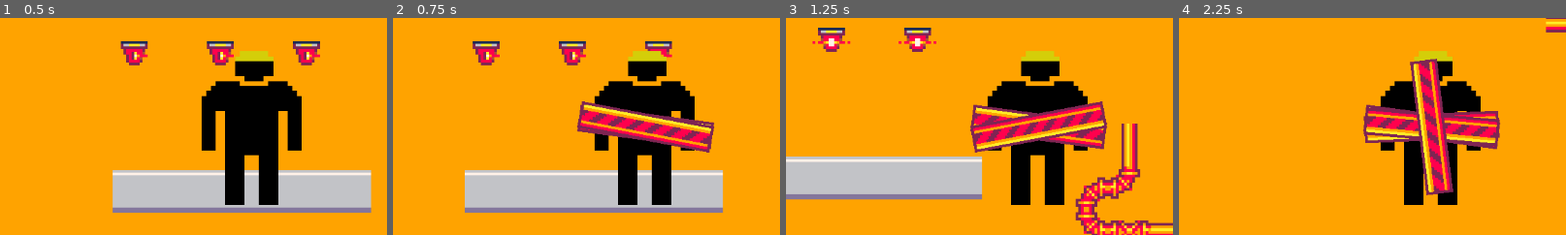
Above: before the commit, frames 1-4 (left to right).
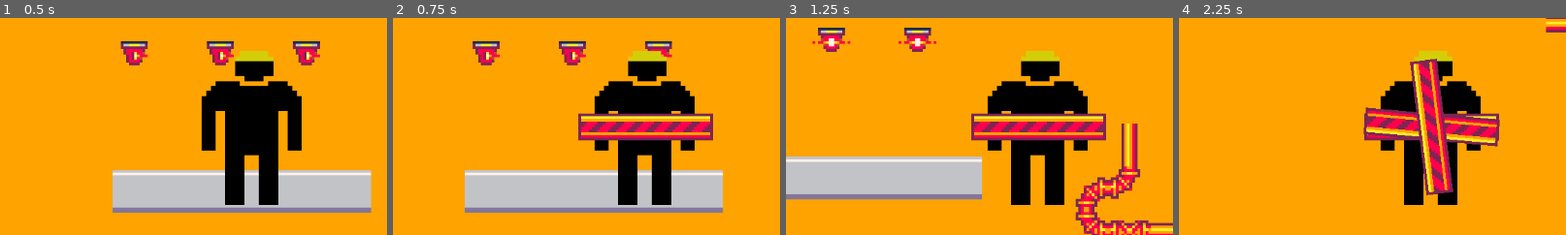
Above: after the commit, the same moments.

Repository: webcatzz/jam20251108
Game: Godot game, scene res://main.tscn
The game is run twice, just before and just after one commit, with the same random seed, the same clock (stepped at 60 frames per second) and the same inputs. This scene is started directly instead of the project's main scene.
Inputs (mouse positions are % of the whole screen's width and height, from its top left):
- Up to frame 1 (0.5 s): no input
- Up to frame 2 (0.75 s): tap Enter (ui_accept) at 0.5 s; move the mouse to (72, 45) at 0.52 s; hold Right (ui_right) from 0.53 s (still down); hold Enter (ui_accept) from 0.53 s (still down)
- Up to frame 3 (1.25 s): keep holding Right (ui_right); keep holding Enter (ui_accept)
- Up to frame 4 (2.25 s): move the mouse to (30, 55) at 1.27 s; release Right (ui_right) at 1.28 s; release Enter (ui_accept) at 1.28 s; hold Left (ui_left) 1.28-2.03 s; tap Enter (ui_accept) at 1.35, 1.52, 1.82 s; move the mouse to (60, 28) at 2.02 s; hold Right (ui_right) from 2.03 s (still down); hold Enter (ui_accept) from 2.03 s (still down)
The pictures show only the part of the screen within x 17-67%, y 25-75%; the shares and areas given below are measured in that part.

Frame 1 is identical in both runs. In frame 2, 4.4% of the frame differs, in the area x 47-83%, y 38-63%; in frame 3, 5.0%; in frame 4, 0.9%.

Commit message:
dorpoff detection

Diff:
--- a/dropoff/dropoff.gd
+++ b/dropoff/dropoff.gd
@@ -1,3 +1,4 @@
+class_name DropOff
 extends Area2D
 
 
--- a/player/player.gd
+++ b/player/player.gd
@@ -31,5 +31,8 @@
 func _unhandled_key_input(event: InputEvent) -> void:
 	if event.is_action_pressed(&"ui_accept"):
 		for area: Area2D in interaction_area.get_overlapping_areas():
-			if area is Pile and area.item_scene:
-				hold_item(area.item_scene.instantiate())
+			if area is Pile:
+				if area.item_scene:
+					hold_item(area.item_scene.instantiate())
+			elif area is DropOff:
+				drop_item()
Not shown: 1 places in main.tscn that only renumber resources
